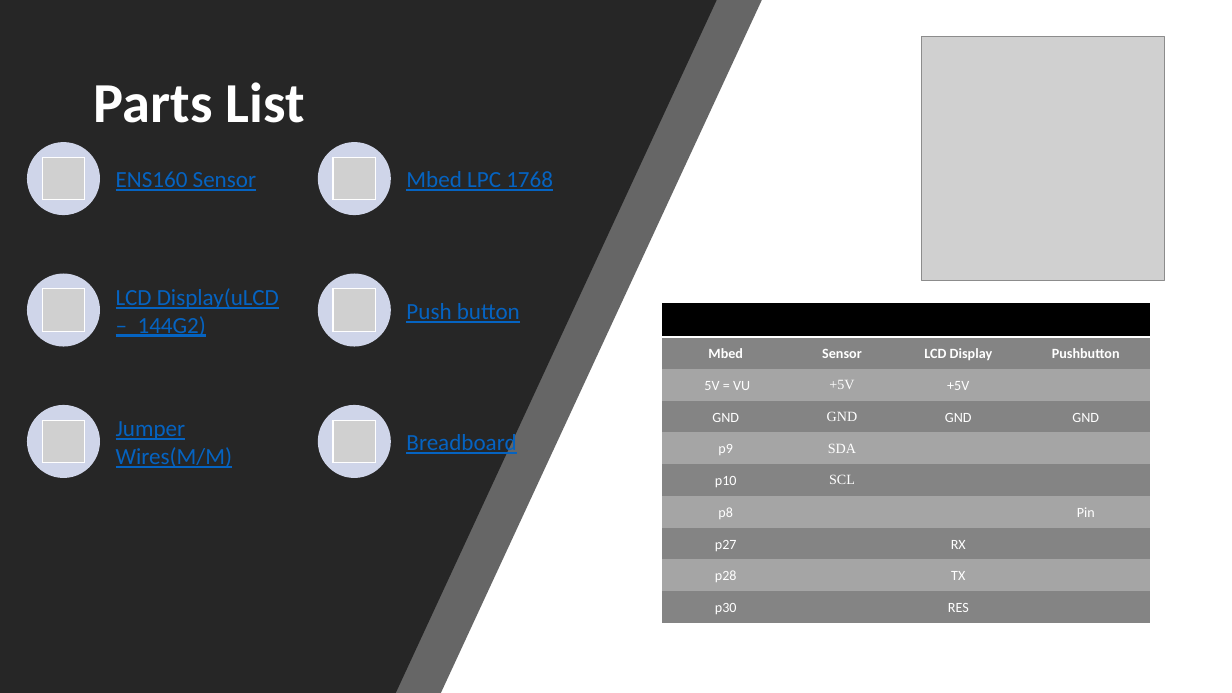
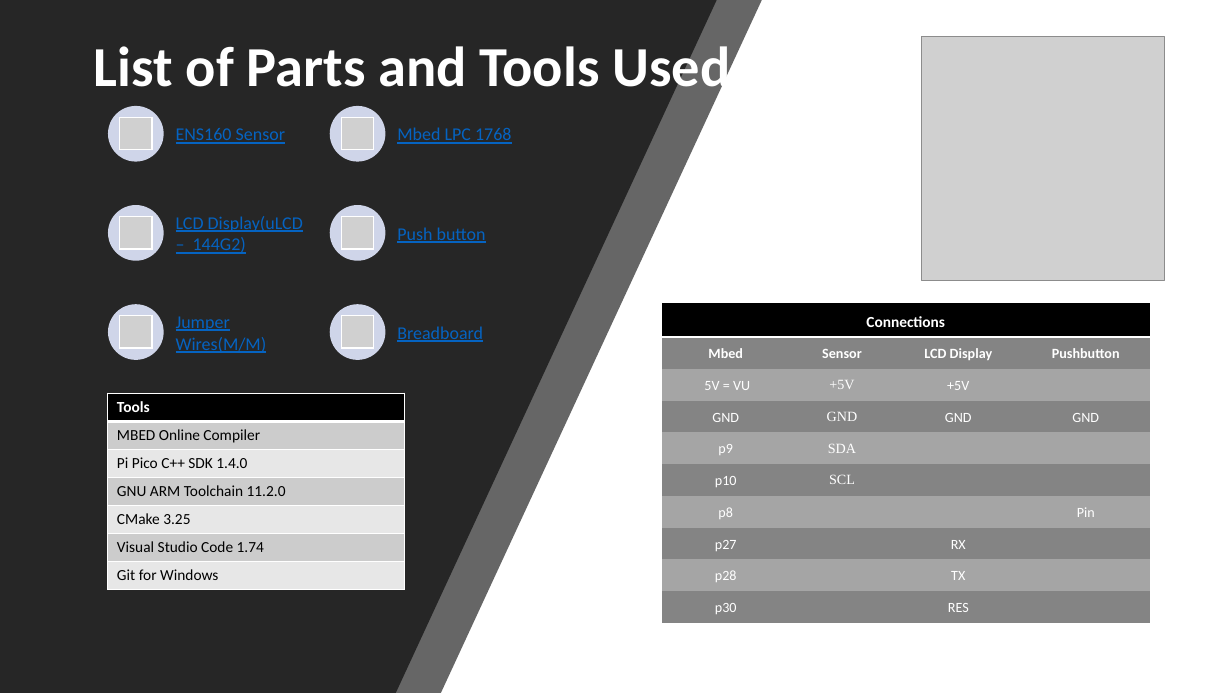
Before and after one commit to krishnamvs/ECE-4180-Final-Project-Fall-22, a slide deck: slide 3 of ECE4180FinalPresentation.pptx. Drawn at 1232x693 pixels with LibreOffice and Linux fonts; fonts in the diff are those of the drawing; grey boxes stand for pictures. Boxes give left, top, right and bottom in pixels: in the first picture for what was removed or moved away, otherwise in the second. Text is boxed around its words. In the diff, an @@ line names an element or a change of style, - is before the commit and + after.

Commit message:
Update PPT

```diff
--- a/ECE4180FinalPresentation.pptx
+++ b/ECE4180FinalPresentation.pptx
@@ title at [94, 38, 730, 99]: text changed @@
-Parts List
+List of Parts and Tools Used
@@ ellipse: place and size @@
-ellipse at [27, 142, 100, 215]
+ellipse at [108, 106, 164, 162]
@@ text "ENS160 Sensor": place and size @@
-text "ENS160 Sensor" at [116, 171, 256, 191]
+text "ENS160 Sensor" at [176, 128, 285, 144]
@@ ellipse: place and size @@
-ellipse at [318, 142, 391, 215]
+ellipse at [330, 106, 385, 162]
@@ picture: place and size @@
-picture at [334, 157, 376, 200]
+picture at [341, 117, 373, 150]
@@ text "Mbed LPC 1768": place and size @@
-text "Mbed LPC 1768" at [406, 171, 553, 191]
+text "Mbed LPC 1768" at [397, 127, 511, 144]
@@ text "LCD Display(uLCD – 144G2)": place and size @@
-text "LCD Display(uLCD – 144G2)" at [116, 288, 279, 337]
+text "LCD Display(uLCD – 144G2)" at [176, 216, 303, 254]
@@ text "Push button": place and size @@
-text "Push button" at [406, 303, 520, 323]
+text "Push button" at [397, 227, 486, 243]
@@ picture: place and size @@
-picture at [43, 289, 85, 332]
+picture at [120, 217, 152, 250]
@@ picture: place and size @@
-picture at [334, 289, 376, 332]
+picture at [341, 217, 373, 250]
@@ ellipse: place and size @@
-ellipse at [27, 274, 100, 347]
+ellipse at [108, 304, 164, 360]
@@ size 18 to 14 pt; less space between paragraphs in 6 elements at [397, 127, 511, 144], [176, 128, 285, 144], [397, 227, 486, 243], [176, 216, 303, 254], [397, 326, 483, 342], [176, 316, 267, 353] @@
@@ text "Jumper Wires(M/M)": place and size @@
-text "Jumper Wires(M/M)" at [116, 421, 232, 468]
+text "Jumper Wires(M/M)" at [176, 316, 267, 353]
@@ ellipse: place and size @@
-ellipse at [318, 274, 391, 347]
+ellipse at [330, 304, 385, 360]
@@ group added at [108, 117, 385, 348]: 3 pictures, 2 ellipses @@
@@ text "Breadboard": place and size @@
-text "Breadboard" at [406, 434, 516, 457]
+text "Breadboard" at [397, 326, 483, 342]
@@ table at [663, 302, 1151, 623] @@
-row 1, column 1: PIN CONNECTION TABLE
+row 1, column 1: Connections
@@ table added at [108, 394, 405, 588], 7 rows, 1 columns @@
+Tools
+MBED Online Compiler
+Pi Pico C++ SDK 1.4.0
+GNU ARM Toolchain 11.2.0
+CMake 3.25
+Visual Studio Code 1.74
+Git for Windows
@@ group removed at [27, 157, 391, 478]: 3 pictures, 2 ellipses @@
```
Also in this commit, not shown: 1 other slide changed.
